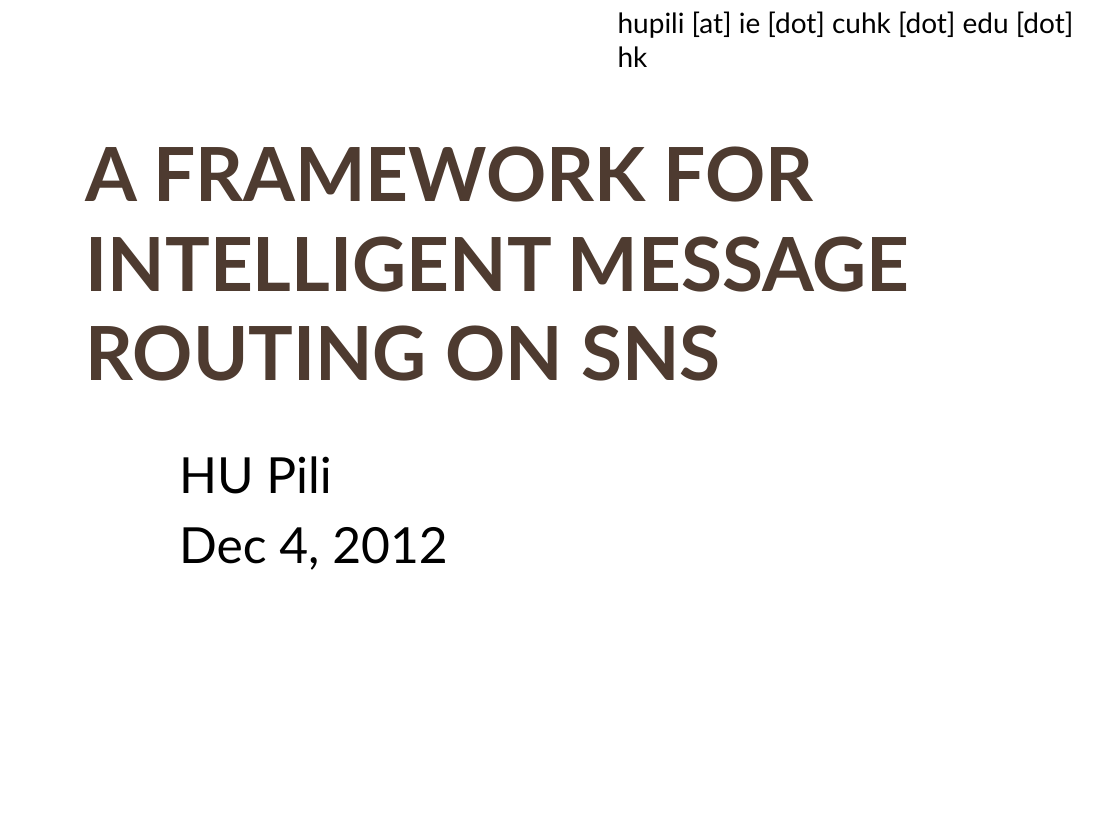
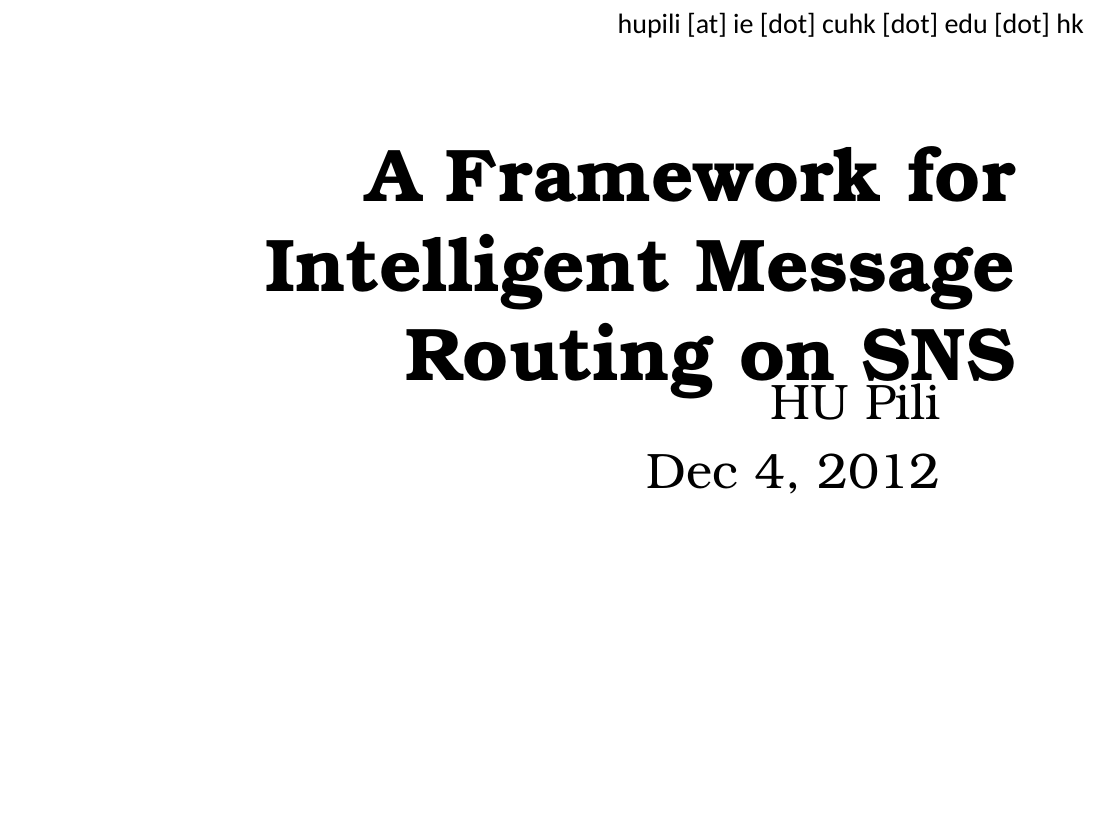
Before and after one commit to hupili/sns-router, a slide deck: slide 1 of doc/presentation/presentation-white.pptx. Drawn at 1120x840 pixels with LibreOffice and Linux fonts; fonts in the diff are those of the drawing; background and template pictures are left out. Boxes give left, top, right and bottom in pixels: in the first picture for what was removed or moved away, otherwise in the second. Text is boxed around its words. In the diff, an @@ line names an element or a change of style, - is before the commit and + after.

```diff
--- a/doc/presentation/presentation-white.pptx
+++ b/doc/presentation/presentation-white.pptx
@@ text "hupili [at] ie [dot] cuhk ..." at [618,12,1083,38]: font Lato to Calibri @@
@@ title at [265,146,1016,401]: text changed; font Lato to TeX Gyre Bonum; text colour #4E3B30 to #000000 @@
-A FRAMEWORK FOR INTELLIGENT MESSAGE ROUTING ON SNS
+A Framework for Intelligent Message Routing on SNS
@@ subtitle "HU Pili" at [647,372,941,494]: font Lato to TeX Gyre Bonum; alignment left to right; vertical alignment bottom to top @@
```
Also in this commit, not shown: 26 other slides changed, 1 other file.
